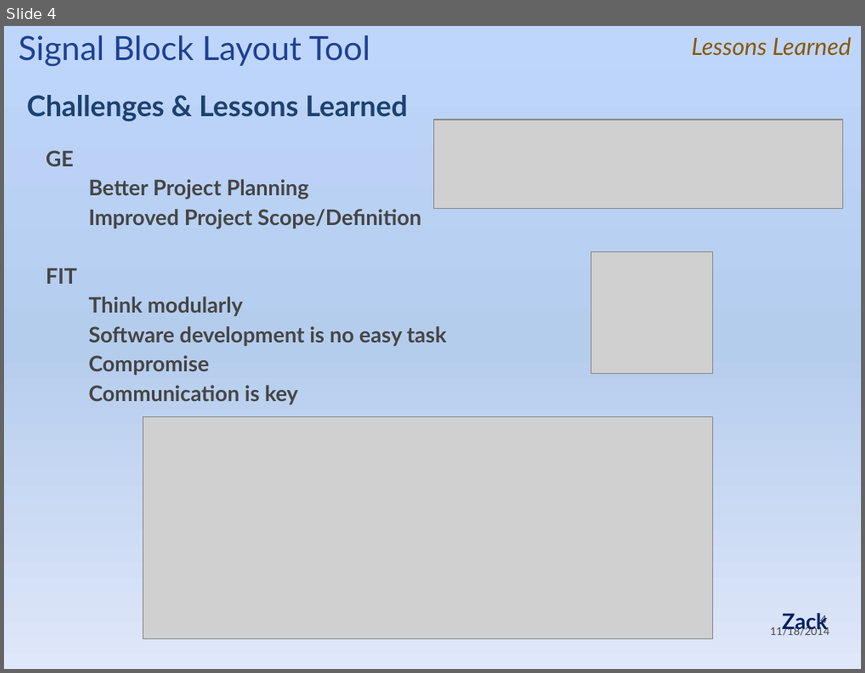
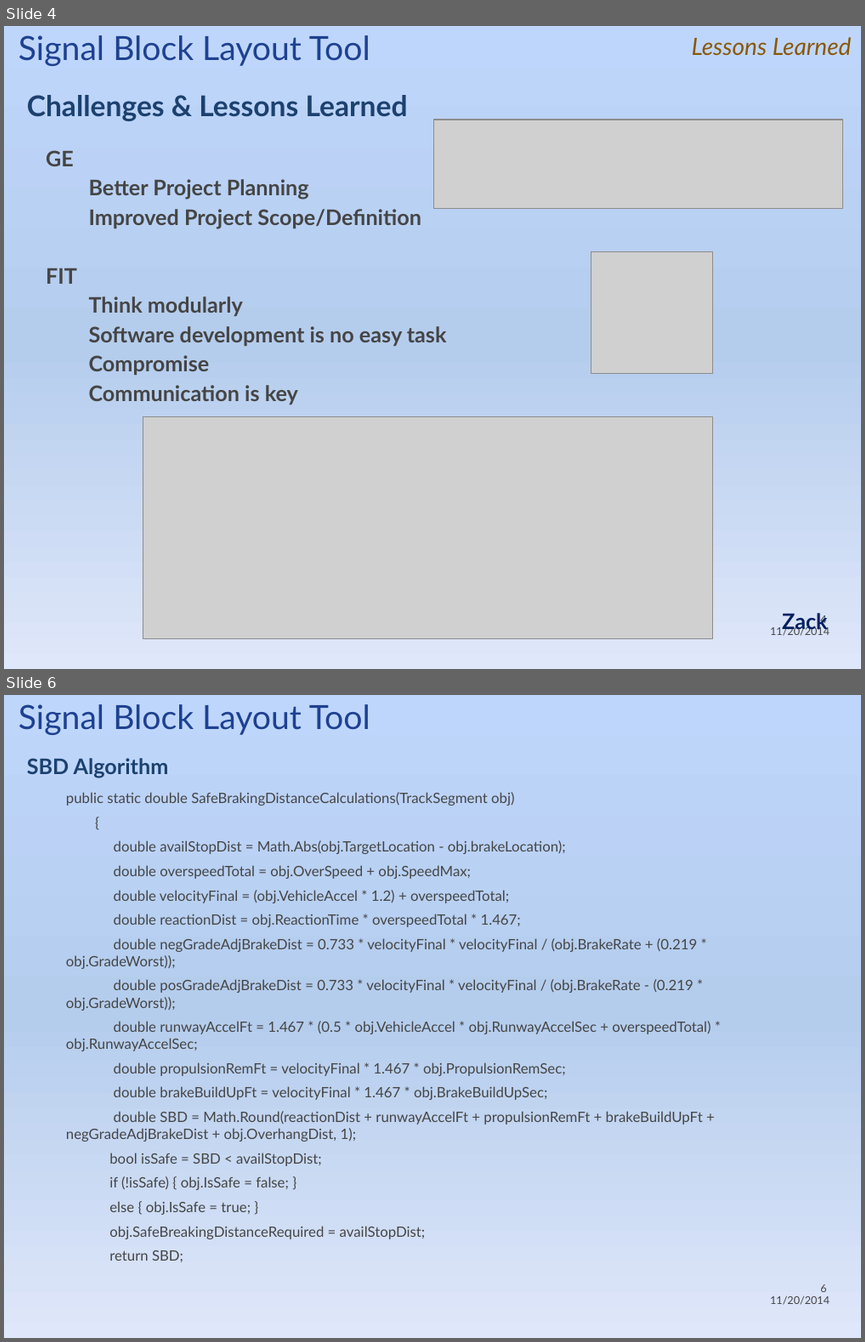
Before and after one commit to Topgun122104/SeniorProj, a slide deck: Documents/Presentations/Senior Design Project Summary Presentation Nov 14.pptx. Shown one above the other, each under a label of ours: slide 4 before the commit, slides 4 and 6 after it; the slides between them are not shown. The pictures are 865x673 and 865x1342 pixels, drawn with LibreOffice and Linux fonts; fonts in the diff are those of the drawing; grey boxes stand for pictures; background and template pictures are left out. Boxes give left, top, right and bottom in pixels: in the first picture for what was removed or moved away, otherwise in the second. Text is boxed around its words. In the diff, an @@ line names an element or a change of style, - is before the commit and + after.

```diff
--- a/Documents/Presentations/Senior Design Project Summary Presentation Nov 14.pptx
+++ b/Documents/Presentations/Senior Design Project Summary Presentation Nov 14.pptx
@@ slide 6 added at (4,695,861,1338), background gradient #BFD6FC to #B5CDED to #DFE7FA; not listed: 1 template element that a slide beside it also shows @@
@@ text added at (18,704,370,735), 28 pt, text #1E4191 @@
+Signal Block Layout Tool
@@ text added at (27,758,169,777), 18 pt, text #1C416F, bold @@
+SBD Algorithm
@@ text added at (66,792,710,1262), 12 pt, text #454545 @@
+public static double SafeBrakingDistanceCalculations(TrackSegment obj)
+{
+double availStopDist = Math.Abs(obj.TargetLocation - obj.brakeLocation);
+double overspeedTotal = obj.OverSpeed + obj.SpeedMax;
+double velocityFinal = (obj.VehicleAccel * 1.2) + overspeedTotal;
+double reactionDist = obj.ReactionTime * overspeedTotal * 1.467;
+double negGradeAdjBrakeDist = 0.733 * velocityFinal * velocityFinal / (obj.BrakeRate + (0.219 * obj.GradeWorst));
+double posGradeAdjBrakeDist = 0.733 * velocityFinal * velocityFinal / (obj.BrakeRate - (0.219 * obj.GradeWorst));
+double runwayAccelFt = 1.467 * (0.5 * obj.VehicleAccel * obj.RunwayAccelSec + overspeedTotal) * obj.RunwayAccelSec;
+double propulsionRemFt = velocityFinal * 1.467 * obj.PropulsionRemSec;
+double brakeBuildUpFt = velocityFinal * 1.467 * obj.BrakeBuildUpSec;
+double SBD = Math.Round(reactionDist + runwayAccelFt + propulsionRemFt + brakeBuildUpFt + negGradeAdjBrakeDist + obj.OverhangDist, 1);
+bool isSafe = SBD < availStopDist;
+if (!isSafe) { obj.IsSafe = false; }
+else { obj.IsSafe = true; }
+obj.SafeBreakingDistanceRequired = availStopDist;
+return SBD;
@@ text at (770,625,829,635): text changed @@
-11/18/2014
+11/20/2014
```
Also in this commit, not shown: 2 slides changed, 1 slide removed, 1 other file.
